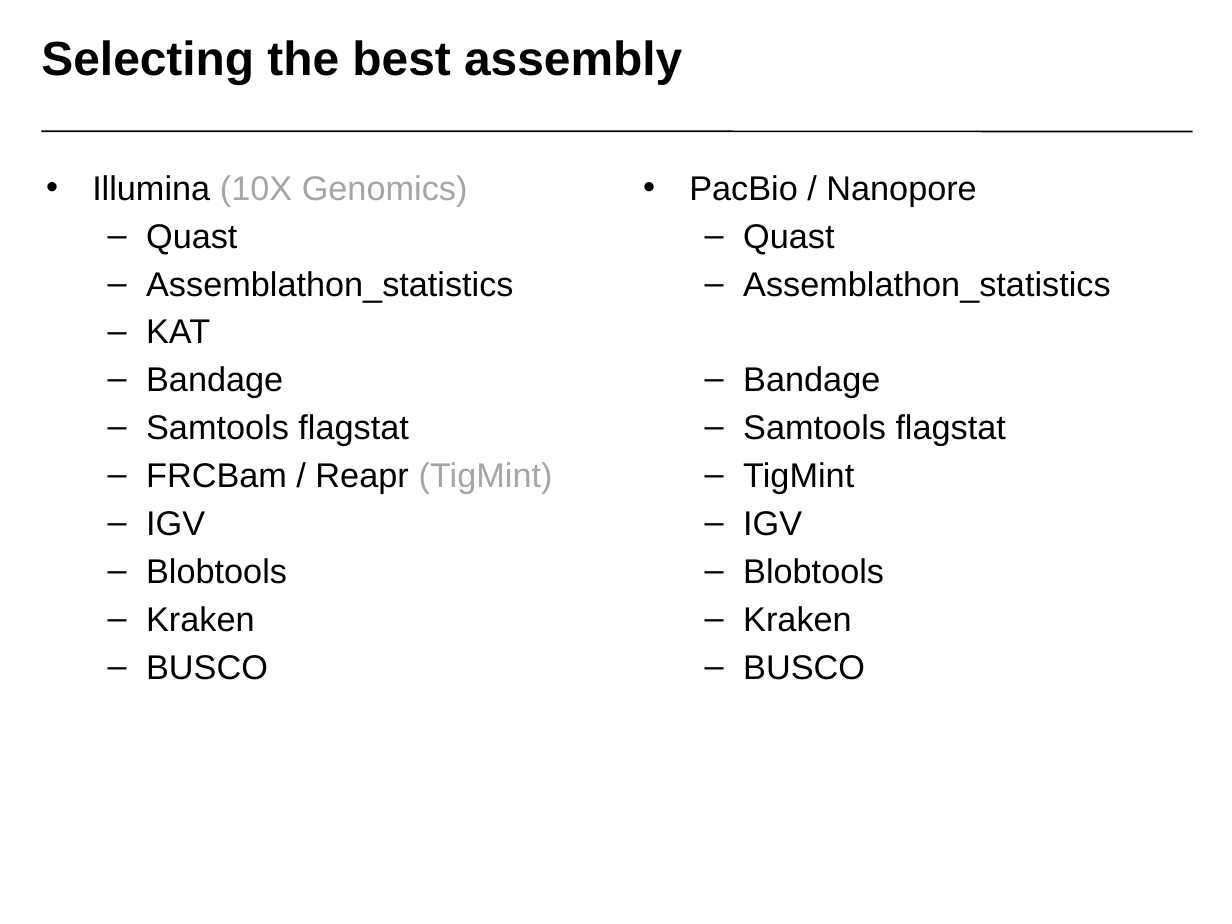
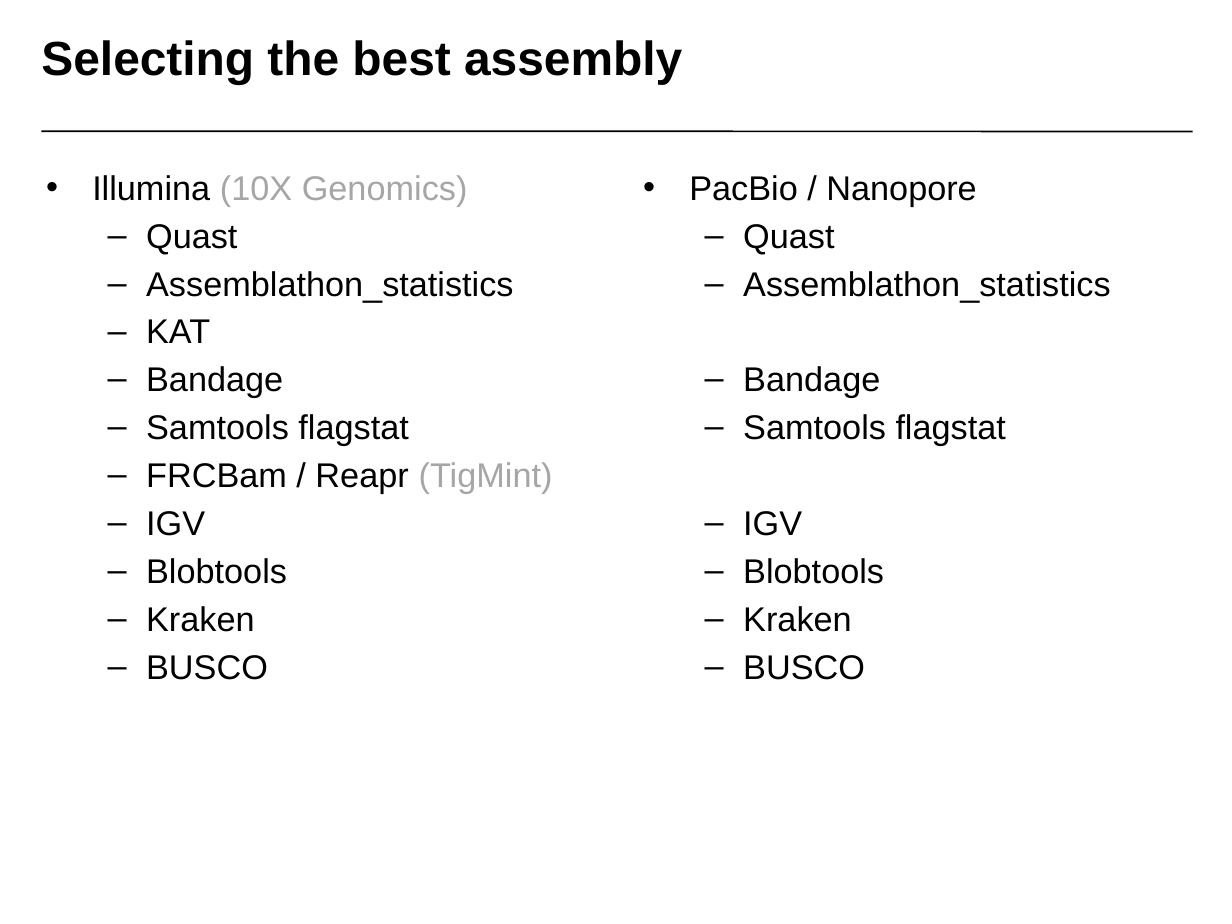
Before and after one commit to NBISweden/workshop-genome_assembly, a slide deck: slide 12 of slides/Assembly_Validation_3.pptx. Drawn at 1232x924 pixels with LibreOffice and Linux fonts; fonts in the diff are those of the drawing; background and template pictures are left out. Boxes give left, top, right and bottom in pixels: in the first picture for what was removed or moved away, otherwise in the second. Text is boxed around its words. In the diff, an @@ line names an element or a change of style, - is before the commit and + after.

```diff
--- a/slides/Assembly_Validation_3.pptx
+++ b/slides/Assembly_Validation_3.pptx
@@ text at (743,462,854,494): paragraph removed @@
-  – TigMint
```
Also in this commit, not shown: 4 other files.
